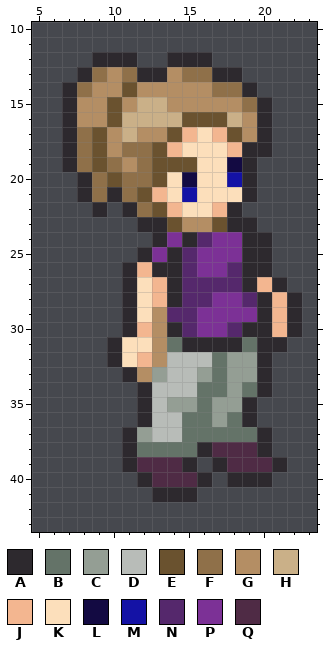
Pixel-art sprite -- trunk/images/us/spears.png. The picture above was drawn from the file before the commit.
The file is 32x49 pixels. Shown: x 5..23, y 10..43.
Palette (. is transparent): A #2d292e  B #647368  C #949e94  D #b8bcb8  E #6a522f  F #8f7049  G #b48e64  H #cab088  J #f3b690  K #fcdfbb  L #130a42  M #1412a5  N #55286c  P #7c3196  Q #4f2b45
Pixels before, first column x 7:
12 ..AAA..AAA......
13 .AFGFAAGFFAA....
14 AFGGEGGGGGFFA...
15 AGGEGHHGGGGGFA..
16 AGGEHHHHEEEHGA..
17 AFEGHGGEJKJEGA..
18 AFEGFFEJKKKJAA..
19 AFEFGFEEEKKLA...
20 .AFEFFEKLKKMA...
21 .AFAFEJKMKKKA...
22 ..A.AFEJKKJA....
23 .....AAEGGEAA...
24 ......APANPPAA..
25 .....APANPPPAA..
26 ....AJAANPPNAA..
27 ....AKJANNNNAJA.
28 ....AKJANNPPNAJA
29 ....AKGNNPPPPAJA
30 ....AJGANPPNAAJA
31 ...AKKGBAAAABAA.
32 ...AKJGDDDBCCA..
33 ....AGCDDCBCCA..
34 .....ADDDBBCBA..
35 .....ADCCBCCA...
36 .....ADDBBCBA...
37 ....ACDDBBBBBA..
38 ....ABBBBAQQQA..
39 ....AQQQA.AQQQA.
40 .....AQQQA.AAA..
41 ......AAA.......
After the commit:
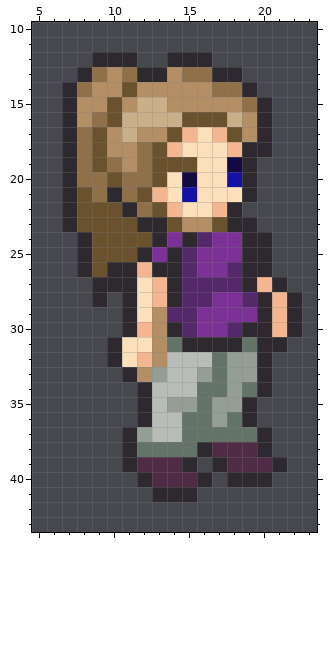
From the commit log: that's a bit more accurate :P
What changed:
y 16: x 9 G -> F
y 18: x 11 F -> G
y 20: x 7..8 .A -> AF
y 21: x 7..8 .A -> AE
y 22: x 7..10 ..A. -> AEEE
y 23: x 7..11 ..... -> AEEEE
y 24: x 8..12 ..... -> AEEEE
y 25: x 8..11 .... -> AEEE
y 26: x 8..10 ... -> AEA
y 27: x 9..10 .. -> AA
y 28: x 9 . -> A
Pixel boxes of the changes (left, top, right, bottom) in both pictures:
changed: (62, 112, 152, 307)
